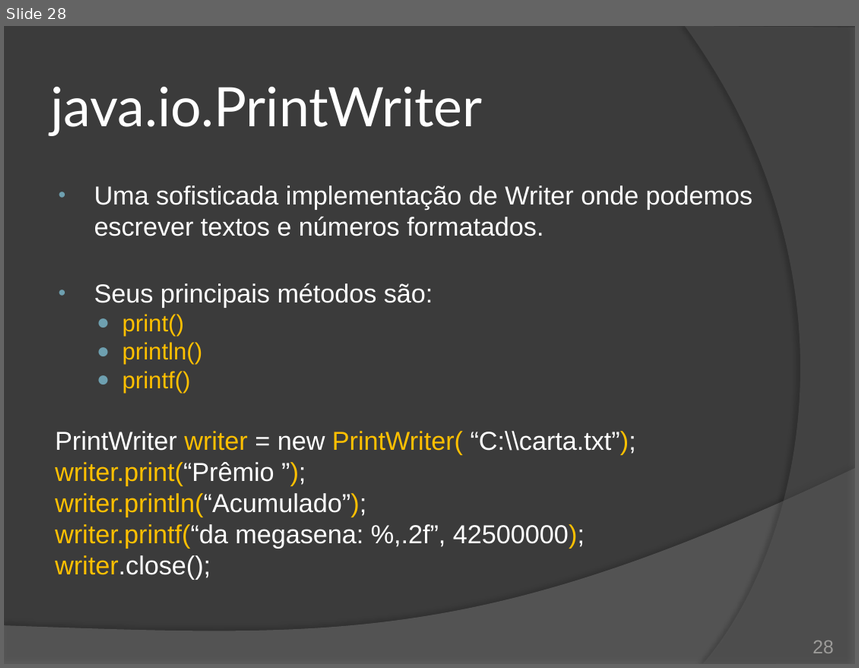
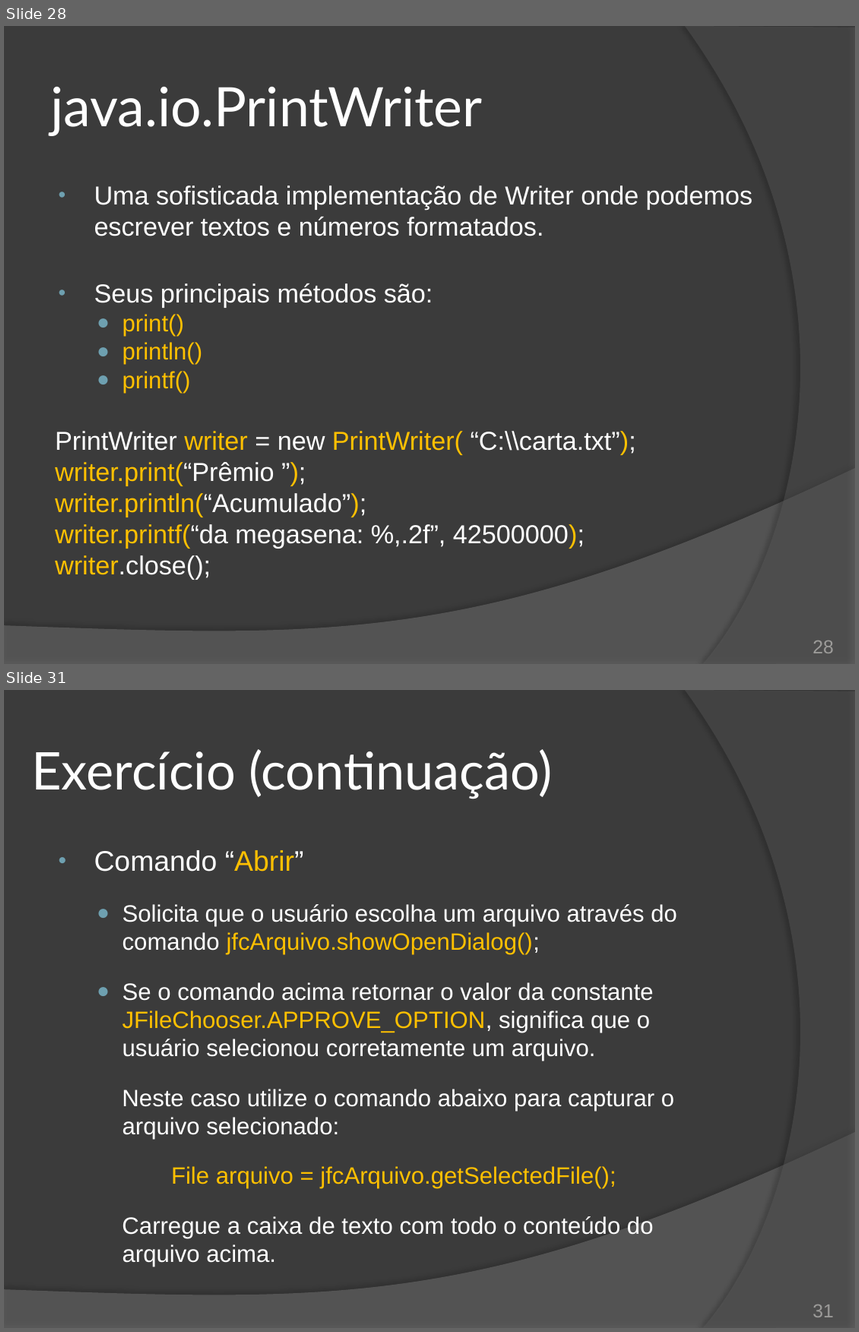
Before and after one commit to duchesqui/slzvieira-training, a slide deck: 2-Java-Programmer-Modulo-II/18.Capitulo10.pptx. Shown one above the other, each under a label of ours: slide 28 before the commit, slides 28 and 31 after it; the slides between them are not shown. The pictures are 859x668 and 859x1332 pixels, drawn with LibreOffice and Linux fonts; fonts in the diff are those of the drawing. Boxes give left, top, right and bottom in pixels: in the first picture for what was removed or moved away, otherwise in the second. Text is boxed around its words. In the diff, an @@ line names an element or a change of style, - is before the commit and + after.

Commit message:
Capítulo 10: Exercício do editor de texto.

```diff
--- a/2-Java-Programmer-Modulo-II/18.Capitulo10.pptx
+++ b/2-Java-Programmer-Modulo-II/18.Capitulo10.pptx
@@ slide 31 added at (4,690,855,1328), background #3B3B3B; not listed: 2 template elements that a slide beside it also shows @@
@@ title added at (31,749,552,799), 44 pt, text #FFFFFF @@
+Exercício (continuação)
@@ text added at (94,850,677,1267), 20 pt, text #FFFFFF @@
+• Comando “Abrir”
+  ● Solicita que o usuário escolha um arquivo através do comando jfcArquivo.showOpenDialog();
+  ● Se o comando acima retornar o valor da constante JFileChooser.APPROVE_OPTION, significa que o usuário selecionou corretamente um arquivo.
+  Neste caso utilize o comando abaixo para capturar o arquivo selecionado:
+  File arquivo = jfcArquivo.getSelectedFile();
+  Carregue a caixa de texto com todo o conteúdo do arquivo acima.
@@ page number added at (813,1305,834,1318), 16 pt, text #9D9B9A @@
+31
```
Also in this commit, not shown: 1 slide changed, 5 other slides added, 1 slide removed, 4 other files.
